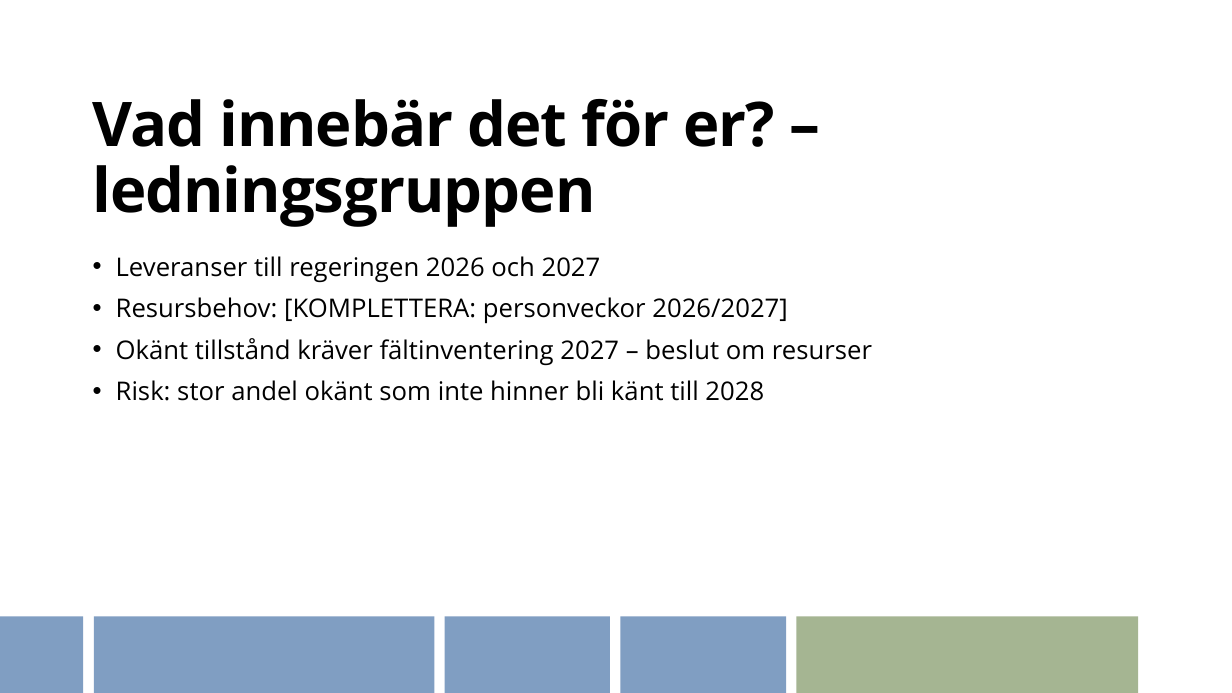
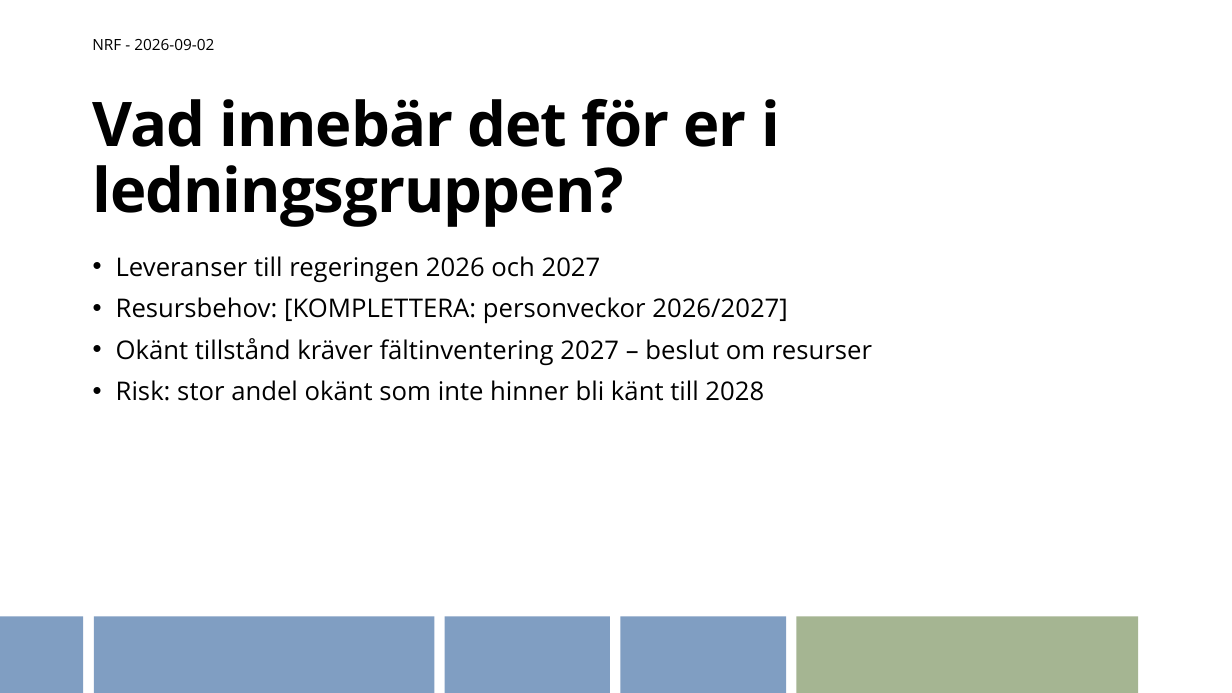
Before and after one commit to ulfboge/lansstyrelsen-nrr, a slide deck: slide 9 of docs/nrf-presentation-v2.pptx. Drawn at 1232x693 pixels with LibreOffice and Linux fonts; fonts in the diff are those of the drawing; background and template pictures are left out. Boxes give left, top, right and bottom in pixels: in the first picture for what was removed or moved away, otherwise in the second. Text is boxed around its words. In the diff, an @@ line names an element or a change of style, - is before the commit and + after.

```diff
--- a/docs/nrf-presentation-v2.pptx
+++ b/docs/nrf-presentation-v2.pptx
@@ text added at [92,39,214,50], 12 pt, text #000000 @@
+NRF - 2026-09-02
@@ title at [92,99,781,227]: text changed @@
-Vad innebär det för er? – ledningsgruppen
+Vad innebär det för er i ledningsgruppen?
```
Also in this commit, not shown: 10 other slides changed.
